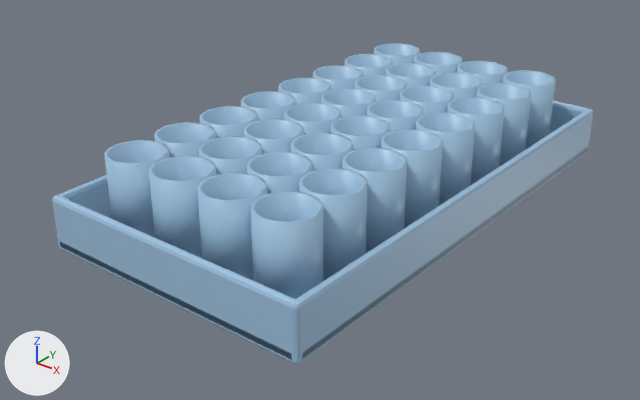
One commit to the glTF model public/models/tray.glb: the scene before it, then after it.
Camera for both pictures: a camera (50 mm lens) standing at (0.177, -0.241, 0.144) and looking at (-0.005, -0.013, 0.002). The axes (+X, +Y, +Z) are drawn at lower left. The lights are the same throughout. The older version comes first. Where no turn or scale is listed for an object, it has been applied to the vertices. Vertices at exactly the same position are counted once.

Before the edit, the objects in view are built like this:
```python
ob_tray_plate = bpy.data.objects.new('tray_plate', me_cube_009)
ob_tray_plate.location = (0.0, 0.0, 0.0)
ob_tray_pocket_0_0 = bpy.data.objects.new('tray_pocket_0_0', me_cylinder_018)
ob_tray_pocket_0_0.location = (-0.0315, -0.0735, 0.02)
ob_tray_pocket_0_1 = bpy.data.objects.new('tray_pocket_0_1', me_cylinder_020)
ob_tray_pocket_0_1.location = (-0.0315, -0.0525, 0.02)
ob_tray_pocket_0_2 = bpy.data.objects.new('tray_pocket_0_2', me_cylinder_022)
ob_tray_pocket_0_2.location = (-0.0315, -0.0315, 0.02)
ob_tray_pocket_0_3 = bpy.data.objects.new('tray_pocket_0_3', me_cylinder_024)
ob_tray_pocket_0_3.location = (-0.0315, -0.0105, 0.02)
ob_tray_pocket_0_4 = bpy.data.objects.new('tray_pocket_0_4', me_cylinder_026)
ob_tray_pocket_0_4.location = (-0.0315, 0.0105, 0.02)
ob_tray_pocket_0_5 = bpy.data.objects.new('tray_pocket_0_5', me_cylinder_028)
ob_tray_pocket_0_5.location = (-0.0315, 0.0315, 0.02)
ob_tray_pocket_0_6 = bpy.data.objects.new('tray_pocket_0_6', me_cylinder_030)
ob_tray_pocket_0_6.location = (-0.0315, 0.0525, 0.02)
ob_tray_pocket_2_1 = bpy.data.objects.new('tray_pocket_2_1', me_cylinder_052)
ob_tray_pocket_2_1.location = (0.0105, -0.0525, 0.02)
# also in view: 'tray_pocket_2_6' at (0.01, 0.052, 0.02); 'tray_pocket_3_2' at (0.032, -0.032, 0.02); 'tray_rim' at (0.0, 0.0, 0.01); 'tray_pocket_3_0' at (0.032, -0.073, 0.02); 'tray_pocket_3_5' at (0.032, 0.032, 0.02)
```
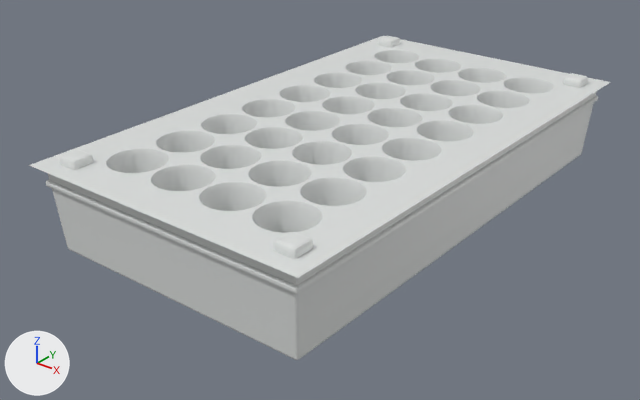
Pixel boxes [x1, y1, x2, y2] of what changed, in the pictures (640 x 400 px):
'tray_deck', added: after [29, 36, 610, 278]
'tray_rim', reshaped: before [52, 101, 593, 365]; after [48, 92, 596, 360]
'tray_pocket_3_0', deleted (blue): before [251, 191, 324, 299]
'tray_pocket_2_0', deleted (blue): before [197, 173, 268, 280]
'tray_pocket_3_1', deleted (blue): before [299, 168, 368, 281]
'tray_pocket_1_0', deleted (blue): before [149, 156, 217, 258]
'tray_pocket_3_2', deleted (blue): before [342, 148, 407, 253]
'tray_bead', added: after [46, 95, 598, 294]
'tray_pocket_0_0', deleted (blue): before [104, 140, 170, 237]
'tray_pocket_3_3', deleted (blue): before [381, 129, 443, 228]
'tray_pocket_3_4', deleted (blue): before [416, 112, 475, 206]
'tray_pocket_3_5', deleted (blue): before [447, 97, 505, 185]
'tray_pocket_3_6', deleted (blue): before [476, 83, 531, 167]
'tray_pocket_3_7', deleted (blue): before [503, 70, 556, 150]
'tray_pocket_2_1', deleted (blue): before [247, 152, 313, 194]
'tray_lug', added: after [59, 36, 588, 259]
'tray_pocket_1_1', deleted (blue): before [199, 136, 262, 175]
'tray_pocket_2_2', deleted (blue): before [291, 133, 353, 171]
'tray_pocket_0_1', deleted (blue): before [154, 122, 216, 157]
'tray_pocket_1_2', deleted (blue): before [243, 119, 304, 154]
'tray_pocket_2_3', deleted (blue): before [331, 116, 390, 151]
'tray_pocket_0_2', deleted (blue): before [200, 106, 258, 138]
'tray_pocket_1_3', deleted (blue): before [284, 103, 341, 135]
'tray_pocket_2_4', deleted (blue): before [367, 100, 423, 132]
'tray_pocket_0_3', deleted (blue): before [241, 91, 296, 121]
'tray_pocket_1_4', deleted (blue): before [321, 88, 375, 118]
'tray_pocket_2_5', deleted (blue): before [400, 86, 454, 115]
'tray_pocket_0_4', deleted (blue): before [278, 78, 331, 105]
'tray_pocket_1_5', deleted (blue): before [355, 75, 407, 102]
'tray_pocket_2_6', deleted (blue): before [430, 73, 482, 99]
'tray_pocket_0_5', deleted (blue): before [313, 65, 363, 90]
'tray_pocket_1_6', deleted (blue): before [386, 63, 436, 88]
'tray_pocket_2_7', deleted (blue): before [457, 61, 508, 85]
'tray_pocket_0_6', deleted (blue): before [344, 54, 393, 77]
'tray_pocket_1_7', deleted (blue): before [414, 52, 463, 75]
'tray_plate', deleted: before [60, 149, 588, 360]
'tray_pocket_0_7', deleted (blue): before [374, 43, 420, 65]

What changed in the scene script:
```text
Change me_cube_010:
    remove me_cube_010.from_pydata(...)  # 112 vertices, 220 faces; spans x -0.052..0.052, y -0.094..0.094, z 0.0..0.02
    remove me_cube_010.materials.append(mat_traypet)  # blue #a0c4e1
    add me_cube_010.from_pydata(...)  # 112 vertices, 224 faces; spans x -0.052..0.052, y -0.094..0.094, z 0.0..0.03
    me_cube_010 part 1: the whole mesh is rebuilt
    add me_cube_010.materials.append(mat_trayhips)  # light grey #dfe2e1
Remove ob_tray_plate:
    ob_tray_plate = bpy.data.objects.new('tray_plate', me_cube_009)
Remove ob_tray_pocket_0_0:
    ob_tray_pocket_0_0 = bpy.data.objects.new('tray_pocket_0_0', me_cylinder_018)
Remove ob_tray_pocket_0_1:
    ob_tray_pocket_0_1 = bpy.data.objects.new('tray_pocket_0_1', me_cylinder_020)
Remove ob_tray_pocket_0_2:
    ob_tray_pocket_0_2 = bpy.data.objects.new('tray_pocket_0_2', me_cylinder_022)
Remove ob_tray_pocket_0_3:
    ob_tray_pocket_0_3 = bpy.data.objects.new('tray_pocket_0_3', me_cylinder_024)
Remove ob_tray_pocket_0_4:
    ob_tray_pocket_0_4 = bpy.data.objects.new('tray_pocket_0_4', me_cylinder_026)
Remove ob_tray_pocket_0_5:
    ob_tray_pocket_0_5 = bpy.data.objects.new('tray_pocket_0_5', me_cylinder_028)
Remove ob_tray_pocket_0_6:
    ob_tray_pocket_0_6 = bpy.data.objects.new('tray_pocket_0_6', me_cylinder_030)
Remove ob_tray_pocket_0_7:
    ob_tray_pocket_0_7 = bpy.data.objects.new('tray_pocket_0_7', me_cylinder_032)
Remove ob_tray_pocket_1_0:
    ob_tray_pocket_1_0 = bpy.data.objects.new('tray_pocket_1_0', me_cylinder_034)
Remove ob_tray_pocket_1_1:
    ob_tray_pocket_1_1 = bpy.data.objects.new('tray_pocket_1_1', me_cylinder_036)
Remove ob_tray_pocket_1_2:
    ob_tray_pocket_1_2 = bpy.data.objects.new('tray_pocket_1_2', me_cylinder_038)
Remove ob_tray_pocket_1_3:
    ob_tray_pocket_1_3 = bpy.data.objects.new('tray_pocket_1_3', me_cylinder_040)
Remove ob_tray_pocket_1_4:
    ob_tray_pocket_1_4 = bpy.data.objects.new('tray_pocket_1_4', me_cylinder_042)
Remove ob_tray_pocket_1_5:
    ob_tray_pocket_1_5 = bpy.data.objects.new('tray_pocket_1_5', me_cylinder_044)
Remove ob_tray_pocket_1_6:
    ob_tray_pocket_1_6 = bpy.data.objects.new('tray_pocket_1_6', me_cylinder_046)
Remove ob_tray_pocket_1_7:
    ob_tray_pocket_1_7 = bpy.data.objects.new('tray_pocket_1_7', me_cylinder_048)
Remove ob_tray_pocket_2_0:
    ob_tray_pocket_2_0 = bpy.data.objects.new('tray_pocket_2_0', me_cylinder_050)
Remove ob_tray_pocket_2_1:
    ob_tray_pocket_2_1 = bpy.data.objects.new('tray_pocket_2_1', me_cylinder_052)
Remove ob_tray_pocket_2_2:
    ob_tray_pocket_2_2 = bpy.data.objects.new('tray_pocket_2_2', me_cylinder_054)
Remove ob_tray_pocket_2_3:
    ob_tray_pocket_2_3 = bpy.data.objects.new('tray_pocket_2_3', me_cylinder_056)
Remove ob_tray_pocket_2_4:
    ob_tray_pocket_2_4 = bpy.data.objects.new('tray_pocket_2_4', me_cylinder_058)
Remove ob_tray_pocket_2_5:
    ob_tray_pocket_2_5 = bpy.data.objects.new('tray_pocket_2_5', me_cylinder_060)
Remove ob_tray_pocket_2_6:
    ob_tray_pocket_2_6 = bpy.data.objects.new('tray_pocket_2_6', me_cylinder_062)
Remove ob_tray_pocket_2_7:
    ob_tray_pocket_2_7 = bpy.data.objects.new('tray_pocket_2_7', me_cylinder_064)
Remove ob_tray_pocket_3_0:
    ob_tray_pocket_3_0 = bpy.data.objects.new('tray_pocket_3_0', me_cylinder_066)
Remove ob_tray_pocket_3_1:
    ob_tray_pocket_3_1 = bpy.data.objects.new('tray_pocket_3_1', me_cylinder_068)
Remove ob_tray_pocket_3_2:
    ob_tray_pocket_3_2 = bpy.data.objects.new('tray_pocket_3_2', me_cylinder_070)
Remove ob_tray_pocket_3_3:
    ob_tray_pocket_3_3 = bpy.data.objects.new('tray_pocket_3_3', me_cylinder_072)
Remove ob_tray_pocket_3_4:
    ob_tray_pocket_3_4 = bpy.data.objects.new('tray_pocket_3_4', me_cylinder_074)
Remove ob_tray_pocket_3_5:
    ob_tray_pocket_3_5 = bpy.data.objects.new('tray_pocket_3_5', me_cylinder_076)
Remove ob_tray_pocket_3_6:
    ob_tray_pocket_3_6 = bpy.data.objects.new('tray_pocket_3_6', me_cylinder_078)
Remove ob_tray_pocket_3_7:
    ob_tray_pocket_3_7 = bpy.data.objects.new('tray_pocket_3_7', me_cylinder_080)
Add ob_tray_lug:
    ob_tray_lug = bpy.data.objects.new('tray_lug', me_cube_020)  # 224 vertices, 432 faces; spans x -0.049..0.049, y -0.091..0.091, z 0.03..0.034; in mat_trayhips (light grey #dfe2e1)
    ob_tray_lug.location = (0.0, 0.0, 0.0)
Add ob_tray_deck:
    ob_tray_deck = bpy.data.objects.new('tray_deck', me_drawn_pockets)  # 3520 vertices, 6848 faces; spans x -0.056..0.056, y -0.097..0.097, z 0.006..0.031; in mat_trayhips (light grey #dfe2e1)
    ob_tray_deck.location = (0.0, 0.0, 0.0)
Add ob_tray_bead:
    ob_tray_bead = bpy.data.objects.new('tray_bead', me_cube_018)  # 104 vertices, 208 faces; spans x -0.053..0.053, y -0.095..0.095, z 0.023..0.026; in mat_trayhips (light grey #dfe2e1)
    ob_tray_bead.location = (0.0, 0.0, 0.0)
```
